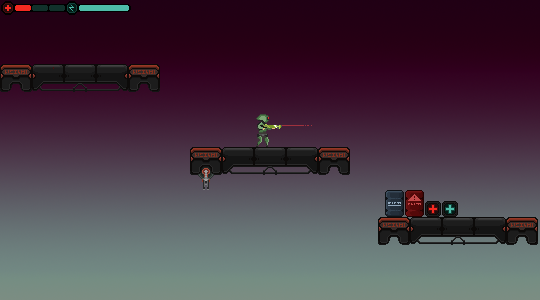
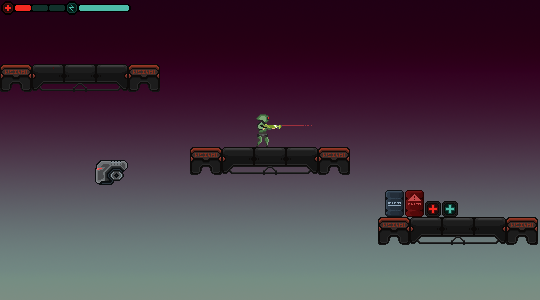
Before/after of a 540 x 300 layered artwork. What changed in the layer stack:
added layer "Layer 15 copy 2" above "UI" over [95, 160, 128, 185]
removed group "Turret" (2 layers) over [198, 167, 214, 190]
removed layer "Layer 10" from group "Turret" over [202, 168, 210, 190]
removed layer "Layer 11" from group "Turret" over [198, 167, 214, 180]
